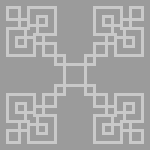
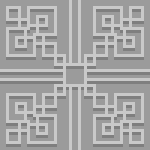
Revision of a layered 150x150 image; what changed, layer by layer:
painted on "Layer 20" over bbox(0, 0, 150, 150)
